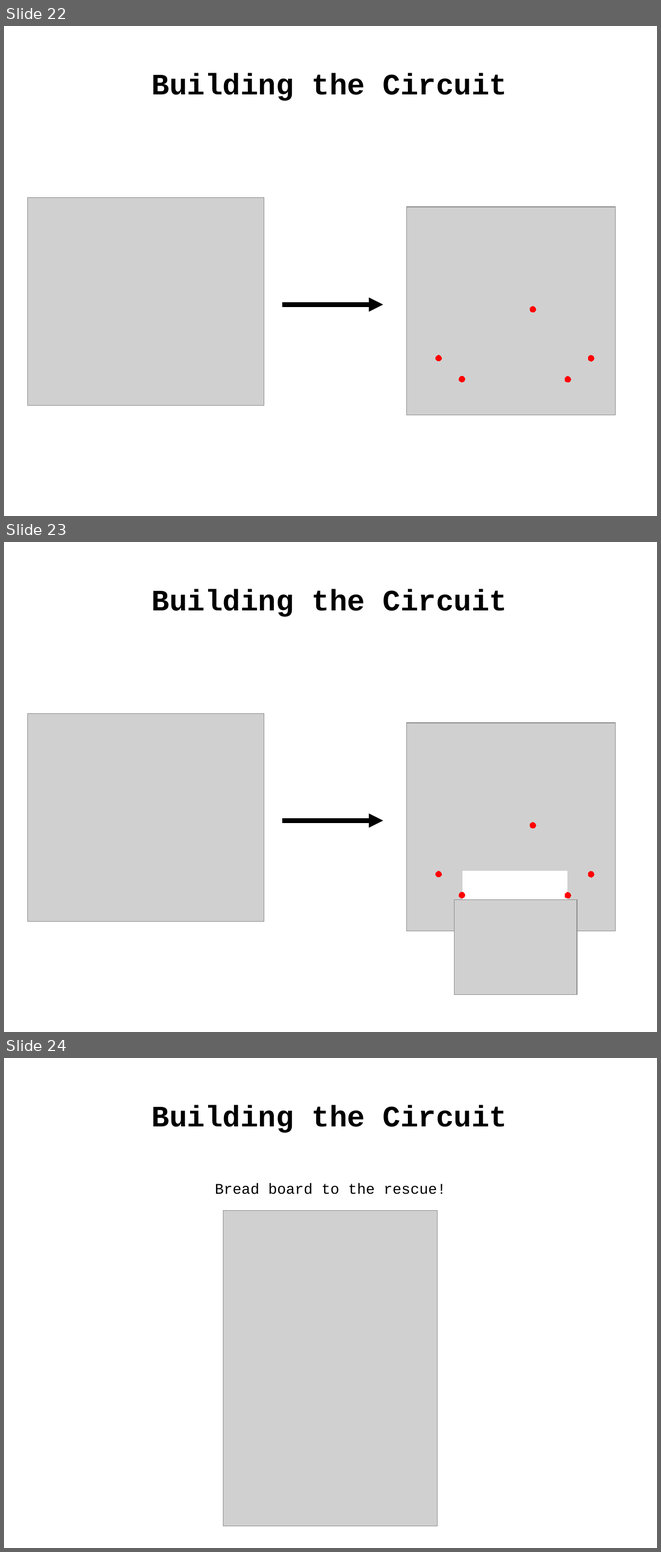
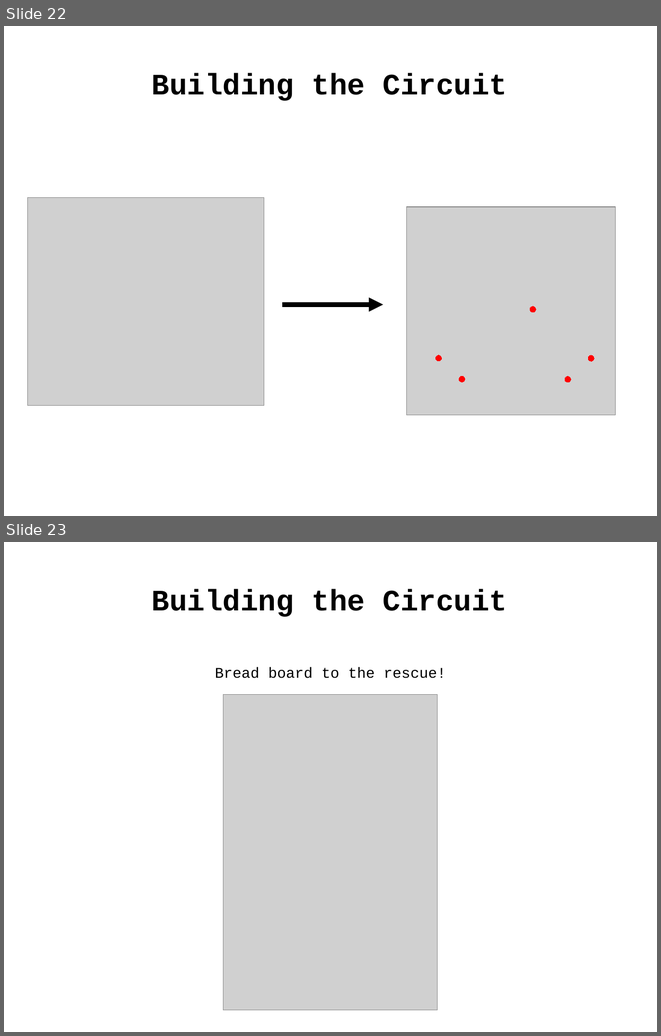
Before and after one commit to lovelandcreatorspace/presentations, a slide deck: arduino/101/raw/arduino101_slides.odp. Shown one above the other, each under a label of ours: slides 22, 23 and 24 before the commit, slides 22 and 23 after it. The pictures are 661x1552 and 661x1036 pixels, drawn with LibreOffice and Linux fonts; fonts in the diff are those of the drawing; grey boxes stand for pictures. Boxes give left, top, right and bottom in pixels: in the first picture for what was removed or moved away, otherwise in the second. Text is boxed around its words. In the diff, an @@ line names an element or a change of style, - is before the commit and + after.

```diff
--- a/arduino/101/raw/arduino101_slides.odp
+++ b/arduino/101/raw/arduino101_slides.odp
@@ slide 23 removed at bbox=[4, 542, 657, 1032], background #FFFFFF @@
@@ text removed at bbox=[152, 589, 508, 617] @@
-Building the Circuit
@@ picture removed at bbox=[28, 714, 264, 921] @@
@@ picture removed at bbox=[407, 723, 616, 930] @@
@@ arrow removed from (282, 820) to (383, 820) @@
@@ ellipse removed at bbox=[530, 822, 536, 828] @@
@@ ellipse removed at bbox=[436, 871, 442, 877] @@
@@ rectangle removed at bbox=[463, 871, 567, 912] @@
@@ ellipse removed at bbox=[588, 872, 594, 877] @@
@@ picture removed at bbox=[454, 900, 577, 995] @@
@@ ellipse removed at bbox=[459, 892, 465, 898] @@
@@ ellipse removed at bbox=[565, 892, 571, 898] @@
@@ what was slide 24 is now slide 23 @@
```
Also in this commit, not shown: 5 slides changed, 12 slides added, 1 other file.
